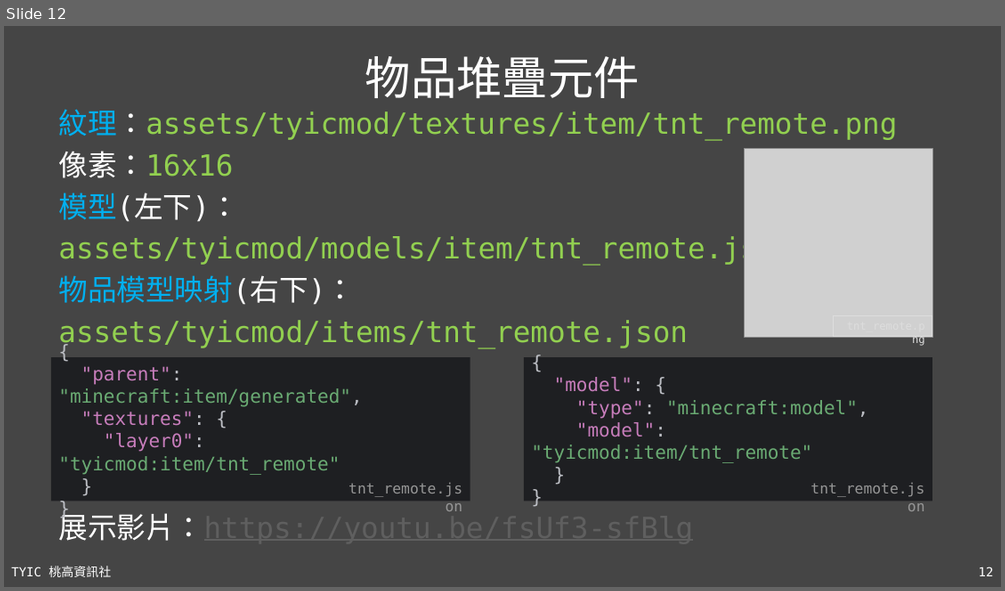
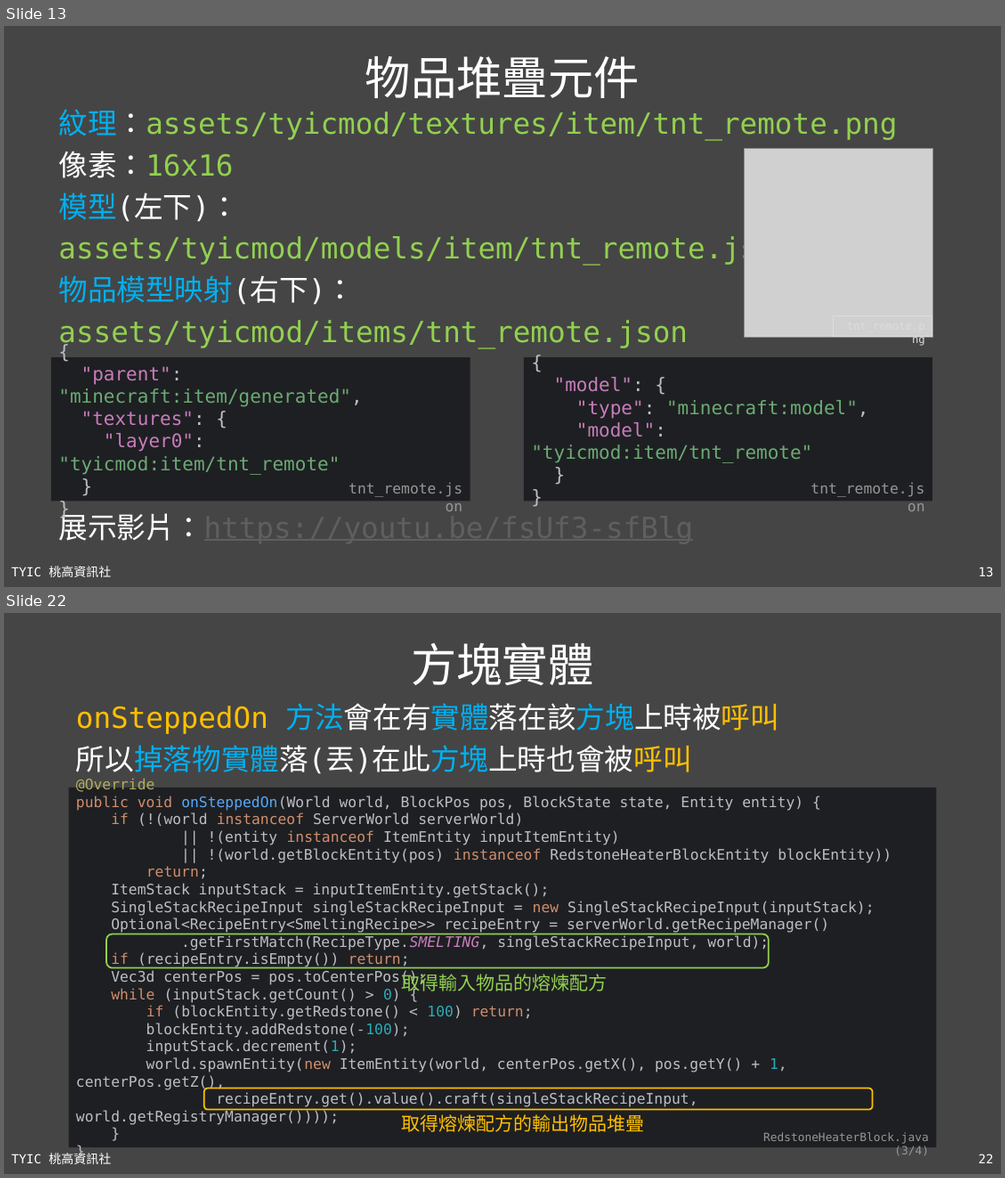
Before and after one commit to TYSHIC/slides, a slide deck: ppt/54_Java 專案：NBT.pptx. Shown one above the other, each under a label of ours: slide 12 before the commit, slides 13 and 22 after it; the slides between them are not shown. The pictures are 1005x591 and 1005x1178 pixels, drawn with LibreOffice and Linux fonts; fonts in the diff are those of the drawing; grey boxes stand for pictures. Boxes give left, top, right and bottom in pixels: in the first picture for what was removed or moved away, otherwise in the second. Text is boxed around its words. In the diff, an @@ line names an element or a change of style, - is before the commit and + after.

```diff
--- a/ppt/54_Java 專案：NBT.pptx
+++ b/ppt/54_Java 專案：NBT.pptx
@@ slide 22 added at bbox=[4, 613, 1001, 1174], background #454545; not listed: 2 template elements that a slide beside it also shows @@
@@ title added at bbox=[411, 642, 593, 685], 44 pt, text #FFFFFF @@
+方塊實體
@@ text added at bbox=[76, 703, 780, 774], 28 pt, text #FFFFFF @@
+onSteppedOn 方法會在有實體落在該方塊上時被呼叫
+所以掉落物實體落(丟)在此方塊上時也會被呼叫
@@ group added at bbox=[68, 787, 937, 1155]: 3 texts, 2 rounded rectangles, 1 rectangle @@
+@Override
+public void onSteppedOn(World world, BlockPos pos, BlockState state, Entity entity) {
+if (!(world instanceof ServerWorld serverWorld)
+|| !(entity instanceof ItemEntity inputItemEntity)
+|| !(world.getBlockEntity(pos) instanceof RedstoneHeaterBlockEntity blockEntity))
+return;
+ItemStack inputStack = inputItemEntity.getStack();
+SingleStackRecipeInput singleStackRecipeInput = new SingleStackRecipeInput(inputStack);
+Optional<RecipeEntry<SmeltingRecipe>> recipeEntry = serverWorld.getRecipeManager()
+.getFirstMatch(RecipeType.SMELTING, singleStackRecipeInput, world);
+if (recipeEntry.isEmpty()) return;
+Vec3d centerPos = pos.toCenterPos();
+while (inputStack.getCount() > 0) {
+if (blockEntity.getRedstone() < 100) return;
+blockEntity.addRedstone(-100);
+inputStack.decrement(1);
+world.spawnEntity(new ItemEntity(world, centerPos.getX(), pos.getY() + 1, centerPos.getZ(),
+recipeEntry.get().value().craft(singleStackRecipeInput, world.getRegistryManager())));
+}
+}
+RedstoneHeaterBlock.java (3/4)
+取得輸入物品的熔煉配方
+取得熔煉配方的輸出物品堆疊
@@ what was slide 12 is now slide 13 @@
@@ page number at bbox=[979, 566, 994, 576]: text changed @@
-12
+13
```
Also in this commit, not shown: 4 slides changed, 11 other slides added, 45 other files.
